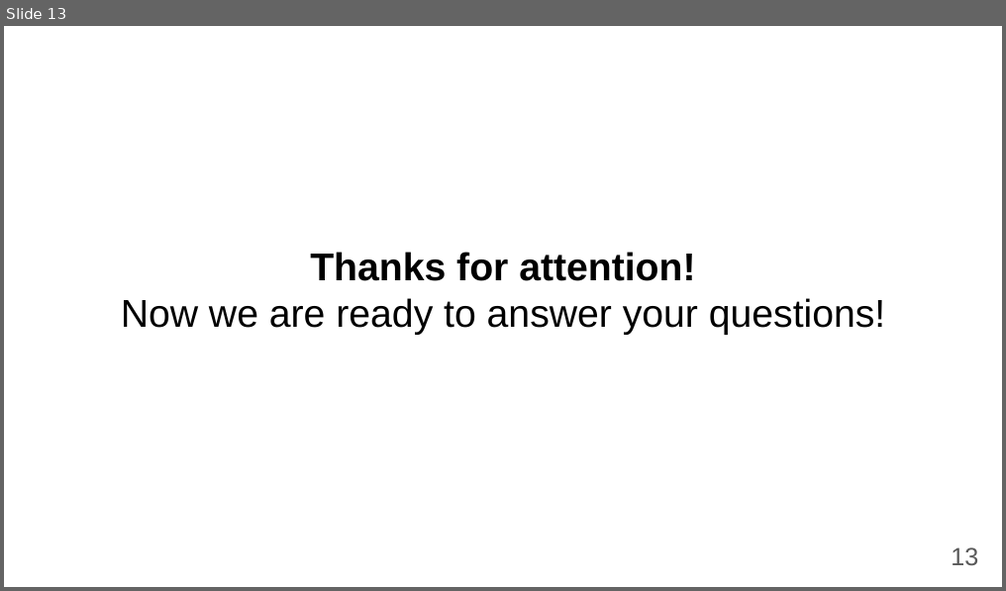
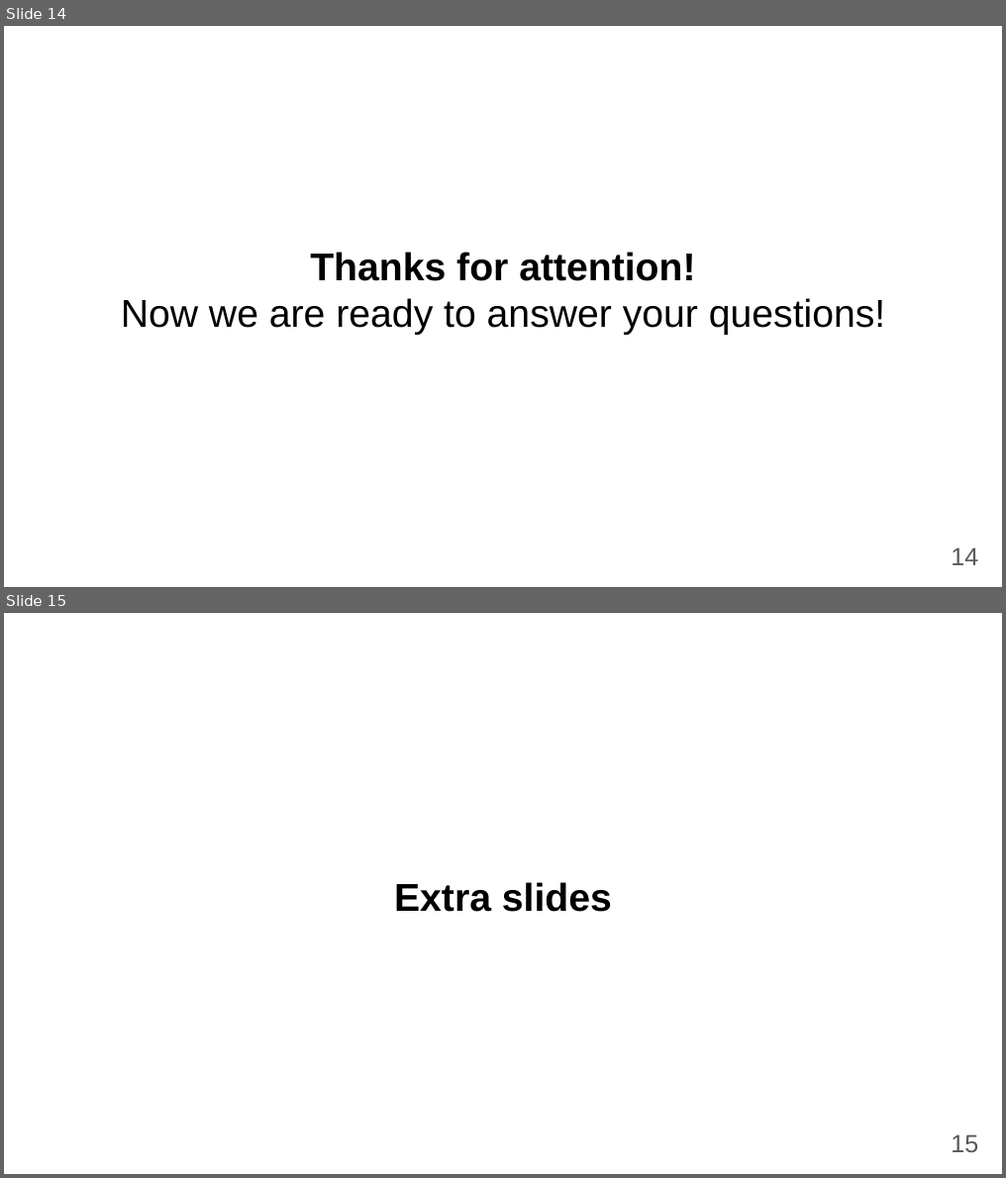
Before and after one commit to fanglores/Advanced-Software-Design, a slide deck: PracticeTasks/Final_Task/K8C_FinalTask1_(Task8).pptx. Shown one above the other, each under a label of ours: slide 13 before the commit, slides 14 and 15 after it. The pictures are 1006x591 and 1006x1178 pixels, drawn with LibreOffice and Linux fonts; fonts in the diff are those of the drawing. Boxes give left, top, right and bottom in pixels: in the first picture for what was removed or moved away, otherwise in the second. Text is boxed around its words. In the diff, an @@ line names an element or a change of style, - is before the commit and + after.

```diff
--- a/PracticeTasks/Final_Task/K8C_FinalTask1_(Task8).pptx
+++ b/PracticeTasks/Final_Task/K8C_FinalTask1_(Task8).pptx
@@ slide 15 added at bbox=[4, 613, 1002, 1174], background #FFFFFF @@
@@ title added at bbox=[394, 882, 612, 912], 28 pt, text #000000, bold @@
+Extra slides
@@ page number added at bbox=[950, 1135, 978, 1153], 18 pt, text #595959 @@
+15
@@ what was slide 13 is now slide 14 @@
@@ page number at bbox=[950, 548, 978, 566]: text changed @@
-13
+14
```
Also in this commit, not shown: 5 slides changed, 3 other slides added, 2 slides removed, 1 other file.
